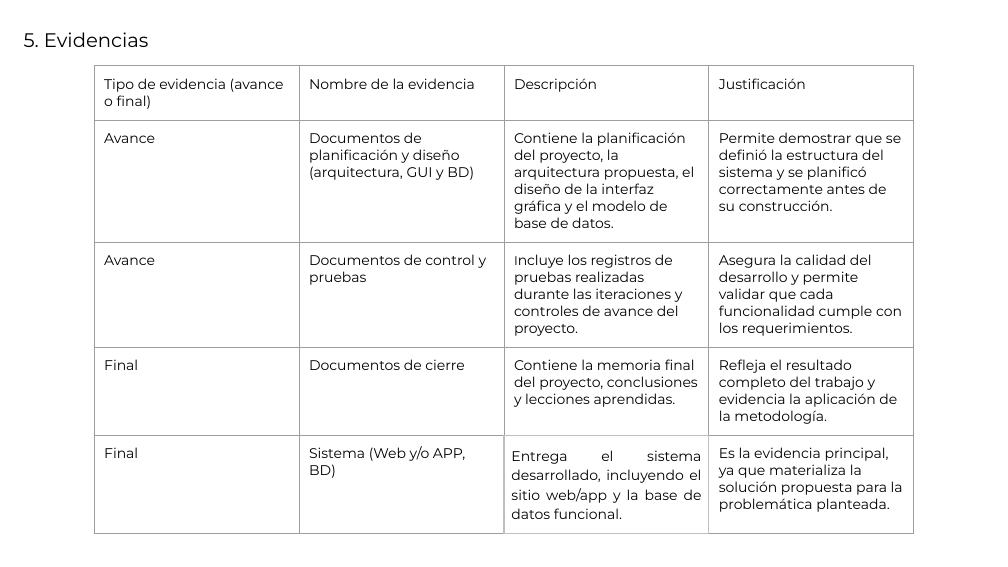
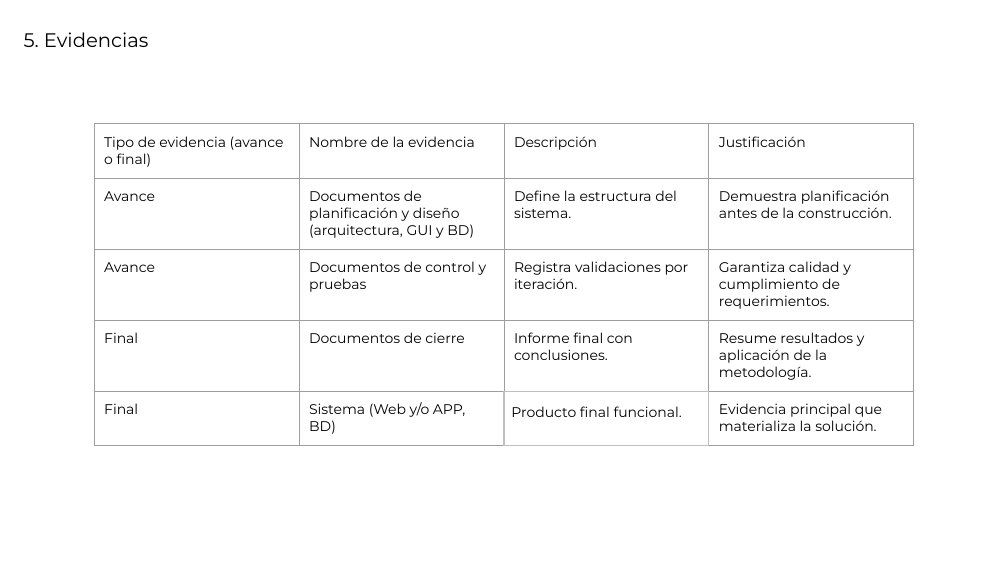
Before and after one commit to mauriciopinavalenzuela/CAPSTONE, a slide deck: slide 7 of DOCUMENTOS FASE1/evidencias grupales/Presentación_Proyecto.pptx. Drawn at 1008x567 pixels with LibreOffice and Linux fonts; fonts in the diff are those of the drawing. Boxes give left, top, right and bottom in pixels: in the first picture for what was removed or moved away, otherwise in the second. Text is boxed around its words. In the diff, an @@ line names an element or a change of style, - is before the commit and + after.

```diff
--- a/DOCUMENTOS FASE1/evidencias grupales/Presentación_Proyecto.pptx
+++ b/DOCUMENTOS FASE1/evidencias grupales/Presentación_Proyecto.pptx
@@ table at [94, 124, 912, 444] @@
-row 2, column 3: Contiene la planificación del proyecto, la arquitectura propuesta, el diseño de la interfaz gráfica y el modelo de base de datos.
+row 2, column 3: Define la estructura del sistema.
-row 2, column 4: Permite demostrar que se definió la estructura del sistema y se planificó correctamente antes de su construcción.
+row 2, column 4: Demuestra planificación antes de la construcción.
-row 3, column 3: Incluye los registros de pruebas realizadas durante las iteraciones y controles de avance del proyecto.
+row 3, column 3: Registra validaciones por iteración.
-row 3, column 4: Asegura la calidad del desarrollo y permite validar que cada funcionalidad cumple con los requerimientos.
+row 3, column 4: Garantiza calidad y cumplimiento de requerimientos.
-row 4, column 3: Contiene la memoria final del proyecto, conclusiones y lecciones aprendidas.
+row 4, column 3: Informe final con conclusiones.
-row 4, column 4: Refleja el resultado completo del trabajo y evidencia la aplicación de la metodología.
+row 4, column 4: Resume resultados y aplicación de la metodología.
-row 5, column 3: Entrega el sistema desarrollado, incluyendo el sitio web/app y la base de datos funcional.
+row 5, column 3: Producto final funcional.
-row 5, column 4: Es la evidencia principal, ya que materializa la solución propuesta para la problemática planteada.
+row 5, column 4: Evidencia principal que materializa la solución.
@@ table: place and size @@
-table at [94, 66, 912, 523]
+table at [94, 124, 912, 444]
```
Also in this commit, not shown: 11 other slides changed, 3 other files.
